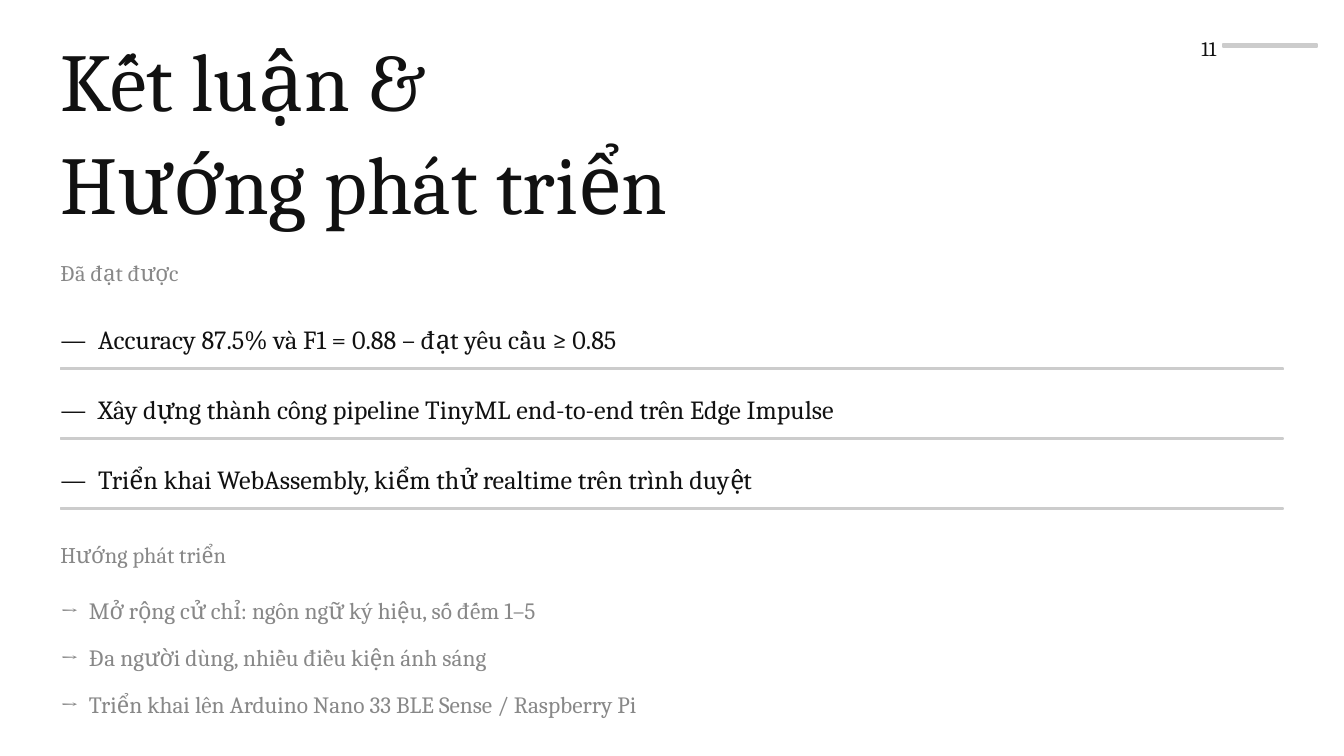
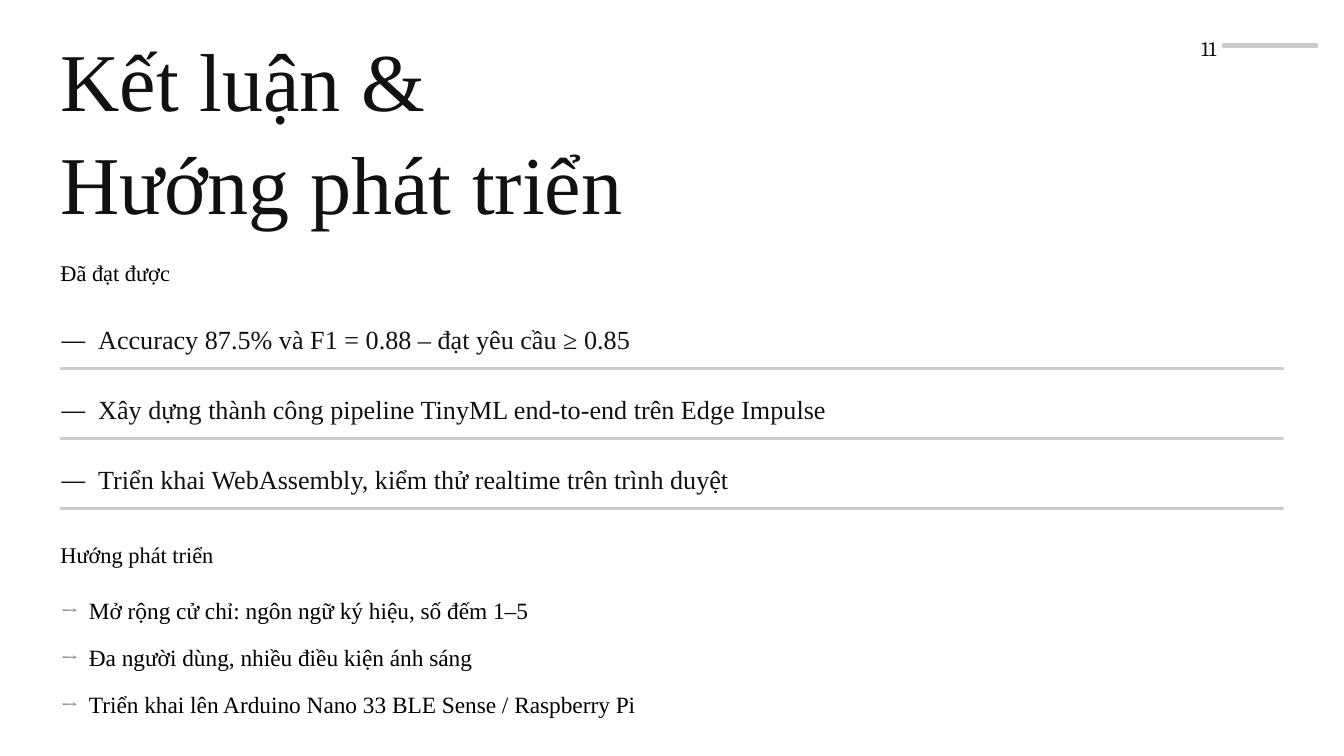
Before and after one commit to zrad224/mangcambien-cuoiky-N23DCCI018, a slide deck: slide 11 of docs/PhamAnDung_slide_cuoiky.pptx. Drawn at 1344x756 pixels with LibreOffice and Linux fonts; fonts in the diff are those of the drawing. Boxes give left, top, right and bottom in pixels: in the first picture for what was removed or moved away, otherwise in the second. Text is boxed around its words. In the diff, an @@ line names an element or a change of style, - is before the commit and + after.

```diff
--- a/docs/PhamAnDung_slide_cuoiky.pptx
+++ b/docs/PhamAnDung_slide_cuoiky.pptx
@@ font Cambria to Times New Roman in 4 elements at bbox=[60, 51, 622, 229], bbox=[98, 330, 630, 355], bbox=[98, 400, 825, 425], bbox=[98, 470, 728, 495] @@
@@ font Cambria to Times New Roman, text colour #888888 to #000000 in 5 elements at bbox=[60, 265, 170, 285], bbox=[60, 546, 213, 568], bbox=[89, 602, 528, 624], bbox=[89, 649, 472, 671], bbox=[89, 696, 635, 718] @@
```
Also in this commit, not shown: 8 other slides changed, 1 other file.
